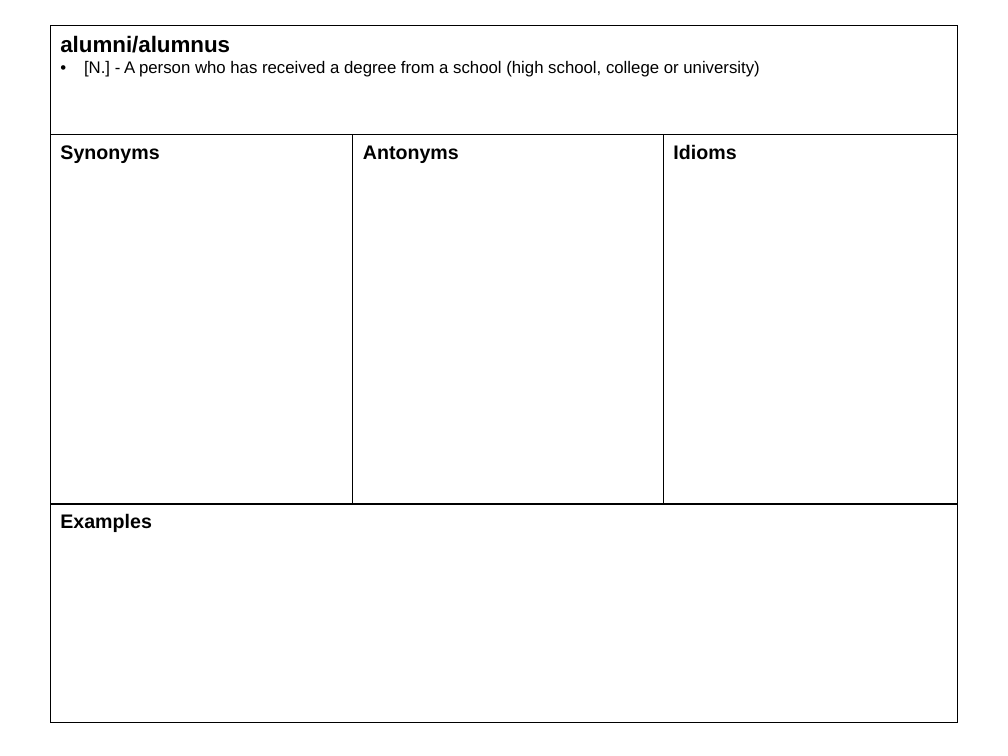
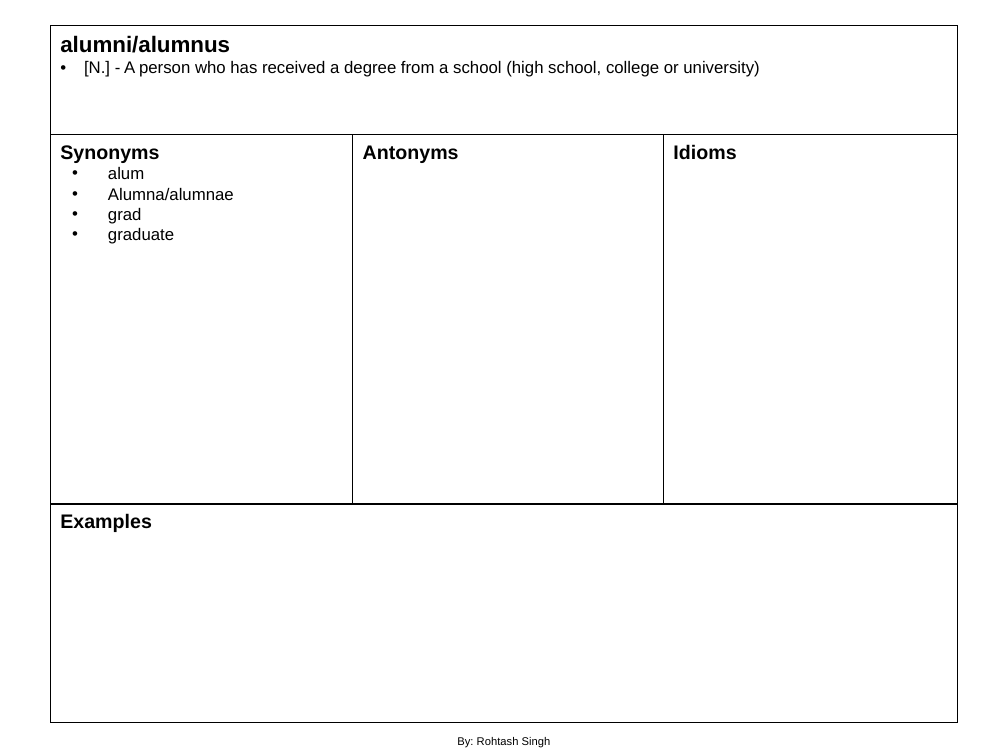
Before and after one commit to rslakra/eBooks, a slide deck: slide 1 of English As Second Language/MyDictionary.ppt (slide 2 before the commit). Drawn at 1008x756 pixels with LibreOffice and Linux fonts; fonts in the diff are those of the drawing. Boxes give left, top, right and bottom in pixels: in the first picture for what was removed or moved away, otherwise in the second. Text is boxed around its words. In the diff, an @@ line names an element or a change of style, - is before the commit and + after.

```diff
--- a/English As Second Language/MyDictionary.ppt
+++ b/English As Second Language/MyDictionary.ppt
@@ text at [108,167,234,244]: paragraphs added @@
+• alum
+• Alumna/alumnae
+• grad
+• graduate
@@ text added at [457,737,551,747], 8 pt, text #000000 @@
+By: Rohtash Singh
```
Also in this commit, not shown: 1 slide removed, 12 other files.
